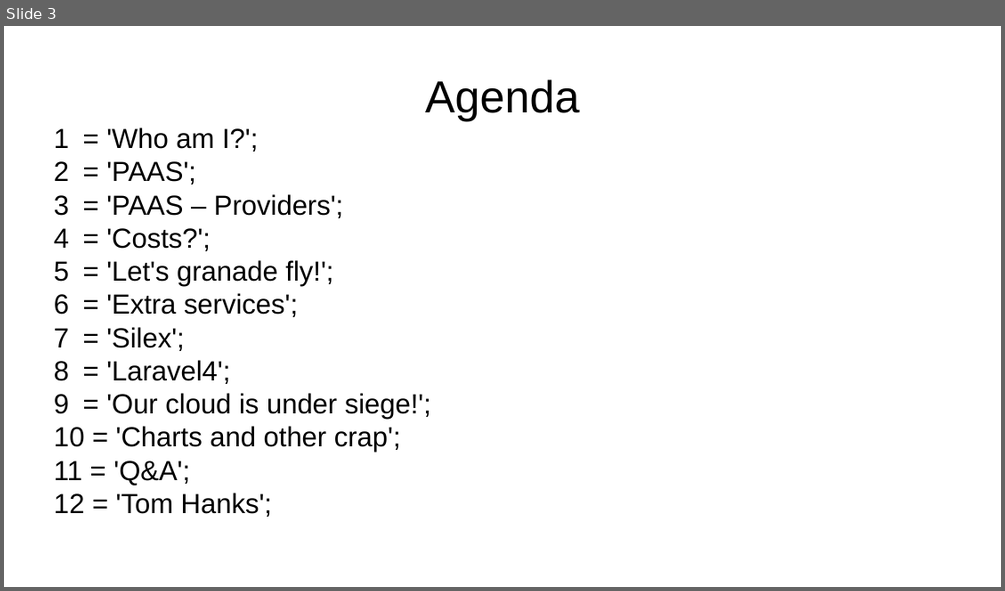
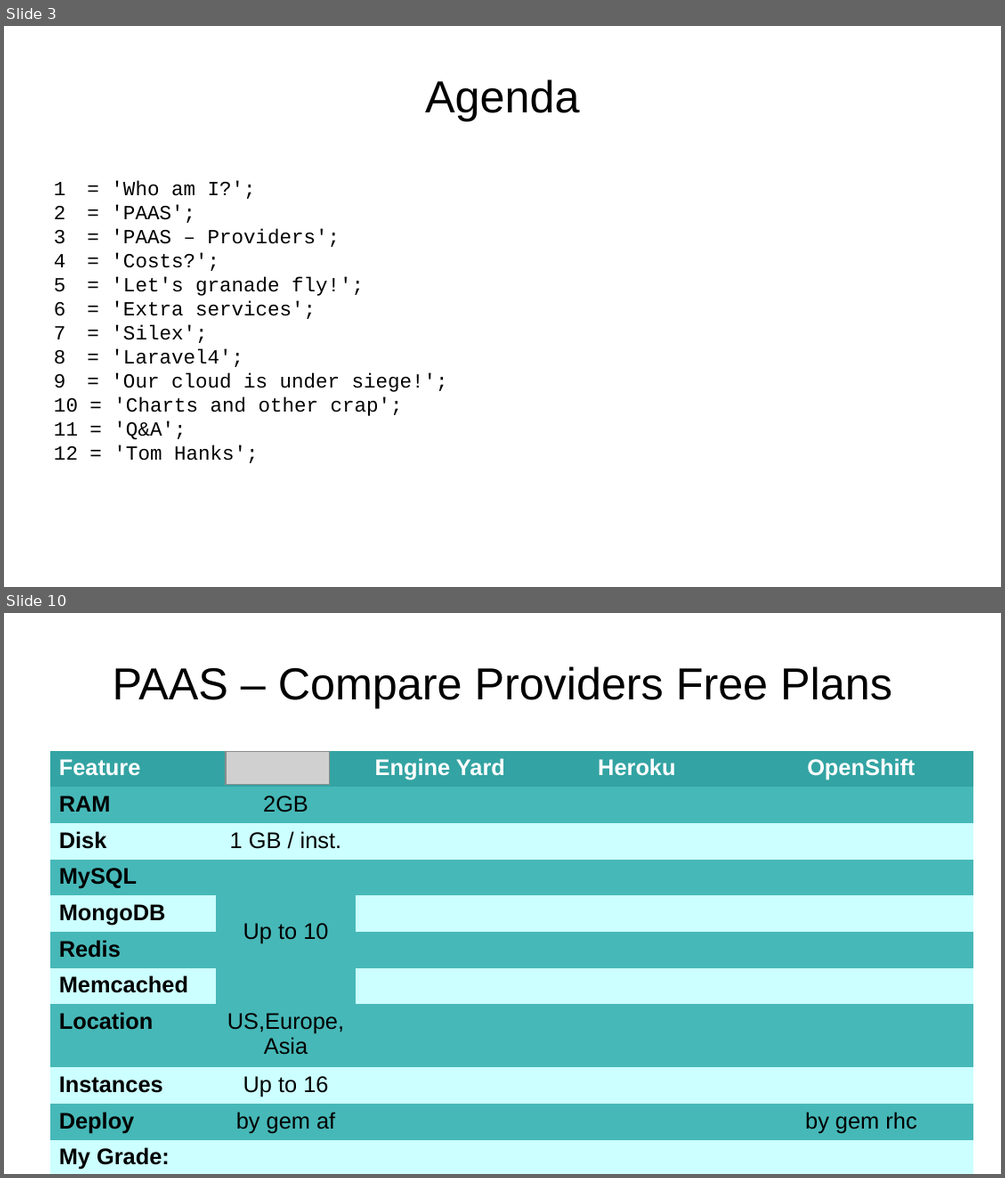
Before and after one commit to emgiezet/meetphp-8, a slide deck: presentation/presentation.odp. Shown one above the other, each under a label of ours: slide 3 before the commit, slides 3 and 10 after it; the slides between them are not shown. The pictures are 1005x591 and 1005x1178 pixels, drawn with LibreOffice and Linux fonts; fonts in the diff are those of the drawing; grey boxes stand for pictures; background and template pictures are left out. Boxes give left, top, right and bottom in pixels: in the first picture for what was removed or moved away, otherwise in the second. Text is boxed around its words. In the diff, an @@ line names an element or a change of style, - is before the commit and + after.

```diff
--- a/presentation/presentation.odp
+++ b/presentation/presentation.odp
@@ slide 10 added at bbox=[4, 613, 1001, 1174], background picture (left out) @@
@@ title added at bbox=[113, 666, 892, 708], 35.7 pt, text #000000 @@
+PAAS – Compare Providers Free Plans
@@ table added at bbox=[50, 750, 974, 1173], 11 rows, 5 columns @@
+Feature |  | Engine Yard | Heroku | OpenShift
+RAM | 2GB |  |  | 
+Disk | 1 GB / inst. |  |  | 
+MySQL | Up to 10 |  |  | 
+MongoDB |  |  |  | 
+Redis |  |  |  | 
+Memcached |  |  |  | 
+Location | US,Europe,Asia |  |  | 
+Instances | Up to 16 |  |  | 
+Deploy | by gem af |  |  | by gem rhc
+My Grade: |  |  |  | 
@@ picture added at bbox=[226, 751, 330, 785] @@
@@ slide 3 changed as well @@
@@ subtitle "= 'Who am I?';": place and size @@
-subtitle "= 'Who am I?';" at bbox=[106, 127, 431, 516]
+subtitle "= 'Who am I?';" at bbox=[111, 180, 448, 463]
@@ subtitle "= 'Who am I?';" at bbox=[111, 180, 448, 463]: size 22 to 16 pt, font Arial to Courier New @@
```
Also in this commit, not shown: 2 other slides changed, 6 other slides added, 11 other files.
